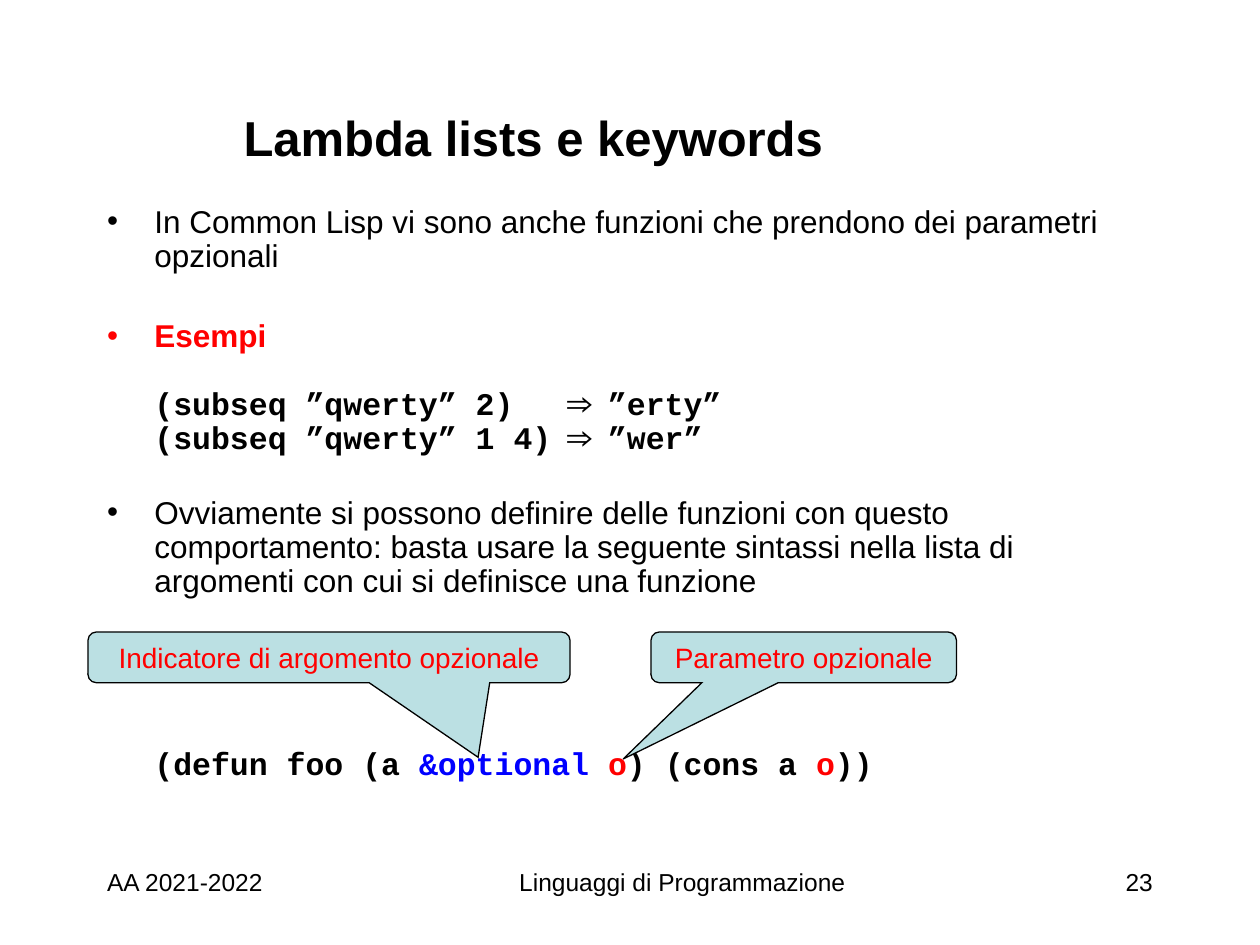
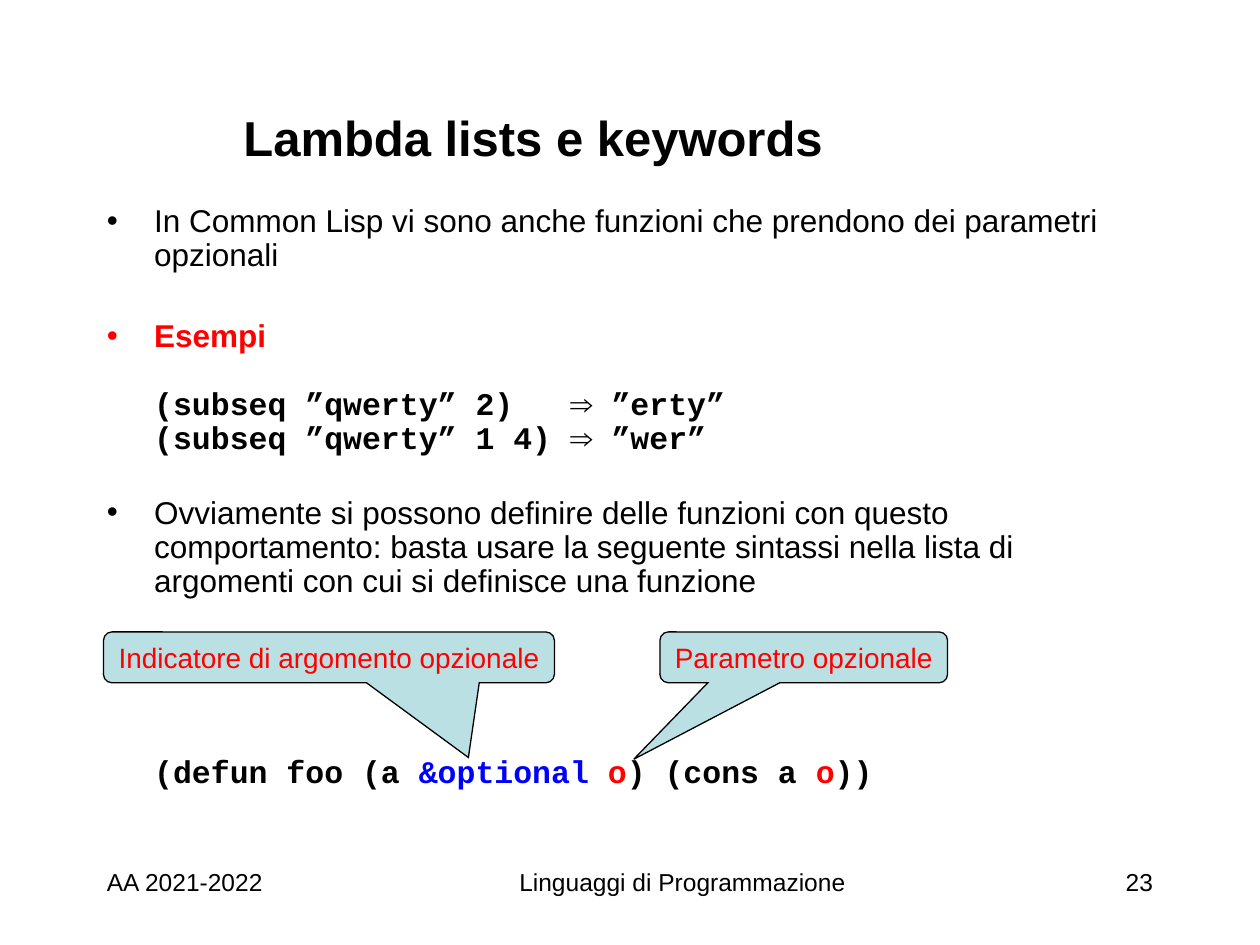
Before and after one commit to Ulerich/ProgrammiLP, a slide deck: slide 23 of SlideLP/LP 2021 4 Lisp e PF.ppsx. Drawn at 1260x945 pixels with LibreOffice and Linux fonts; fonts in the diff are those of the drawing; background and template pictures are left out. Boxes give left, top, right and bottom in pixels: in the first picture for what was removed or moved away, otherwise in the second. Text is boxed around its words. In the diff, an @@ line names an element or a change of style, - is before the commit and + after.

Commit message:
Aggiunte slide C, modifiche laboratorio, slide LISP

```diff
--- a/SlideLP/LP 2021 4 Lisp e PF.ppsx
+++ b/SlideLP/LP 2021 4 Lisp e PF.ppsx
@@ text "In Common Lisp vi sono ..." at (x1=154, y1=209, x2=1097, y2=790): font Courier New to Arial in "⇒ ⇒" @@
@@ rounded speech box "Indicatore di argomento opzionale" resized from (x1=88, y1=633, x2=571, y2=683) to (x1=103, y1=633, x2=554, y2=683) @@
@@ rounded speech box "Parametro opzionale" resized from (x1=651, y1=633, x2=958, y2=683) to (x1=660, y1=633, x2=948, y2=683) @@
```
Also in this commit, not shown: 10 other slides changed, 20 other files.
